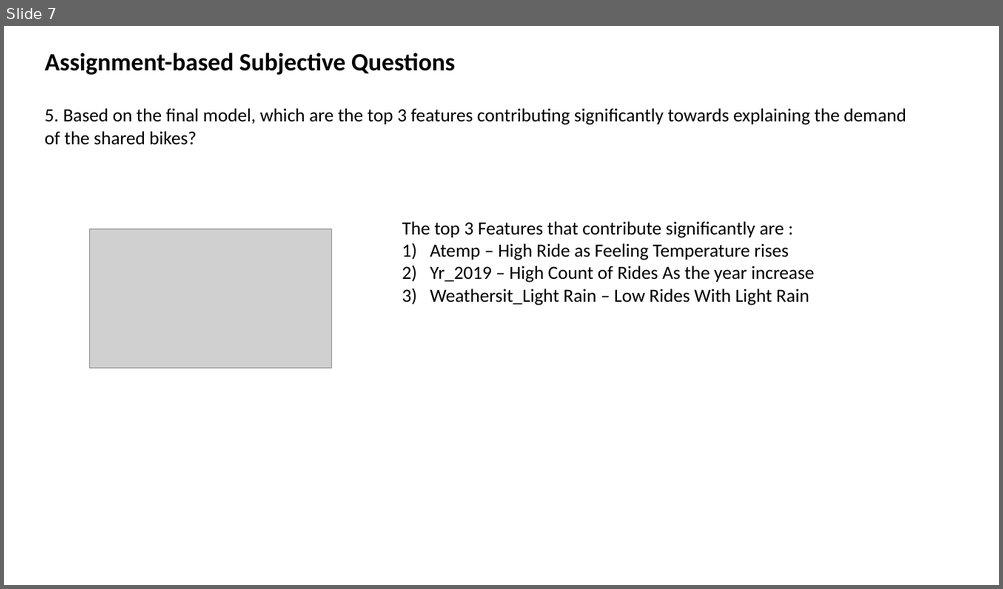
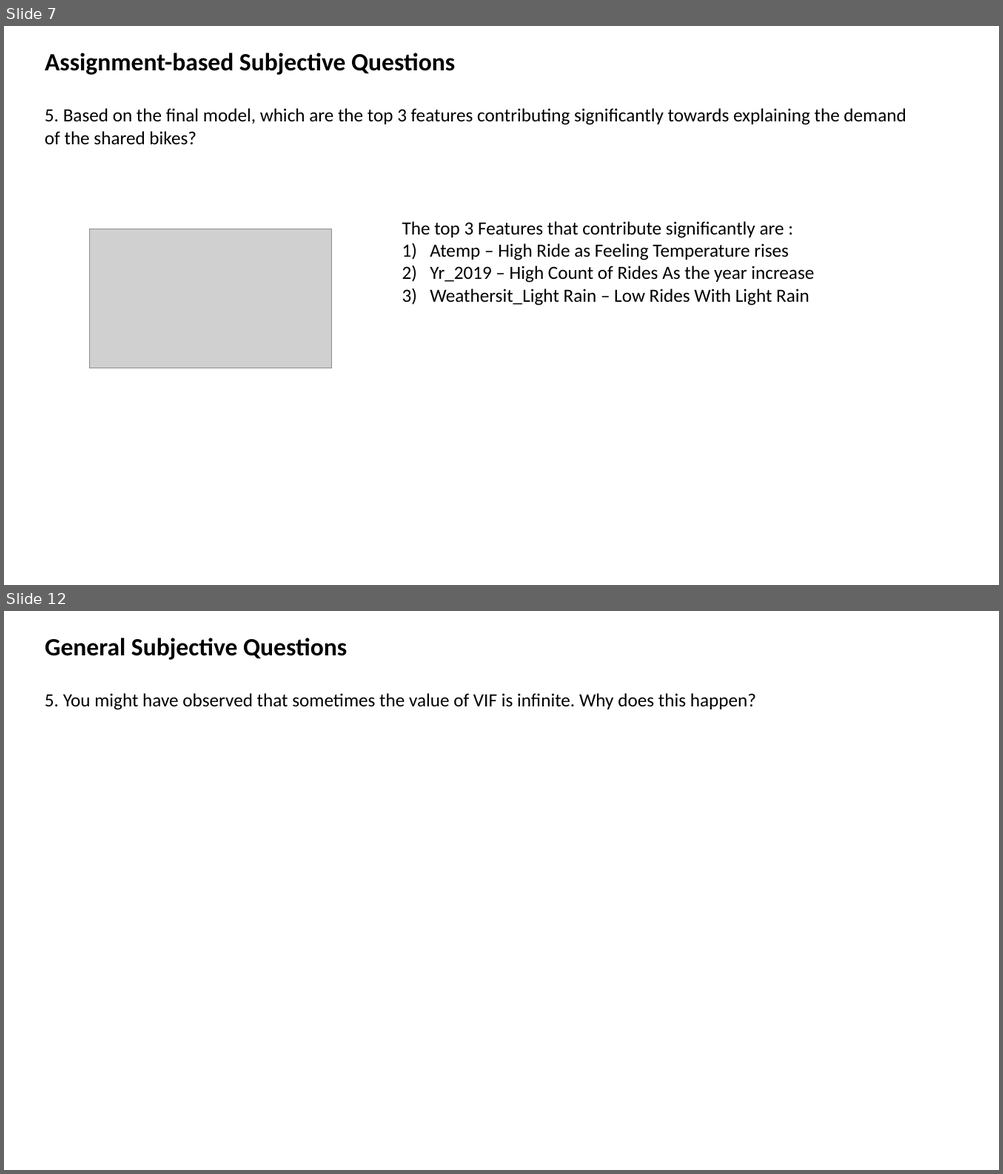
Before and after one commit to gurpreetkalra/BoomBikeCaseStudy, a slide deck: Boom Bikes.pptx. Shown one above the other, each under a label of ours: slide 7 before the commit, slides 7 and 12 after it; the slides between them are not shown. The pictures are 1003x589 and 1003x1174 pixels, drawn with LibreOffice and Linux fonts; fonts in the diff are those of the drawing; grey boxes stand for pictures. Boxes give left, top, right and bottom in pixels: in the first picture for what was removed or moved away, otherwise in the second. Text is boxed around its words. In the diff, an @@ line names an element or a change of style, - is before the commit and + after.

```diff
--- a/Boom Bikes.pptx
+++ b/Boom Bikes.pptx
@@ slide 12 added at [4, 611, 999, 1170], background #FFFFFF @@
@@ text added at [45, 638, 347, 660], 24 pt, text #000000, bold @@
+General Subjective Questions
@@ text added at [45, 693, 756, 710], 18 pt, text #000000 @@
+5. You might have observed that sometimes the value of VIF is infinite. Why does this happen?
```
Also in this commit, not shown: 2 slides changed, 3 other slides added.
